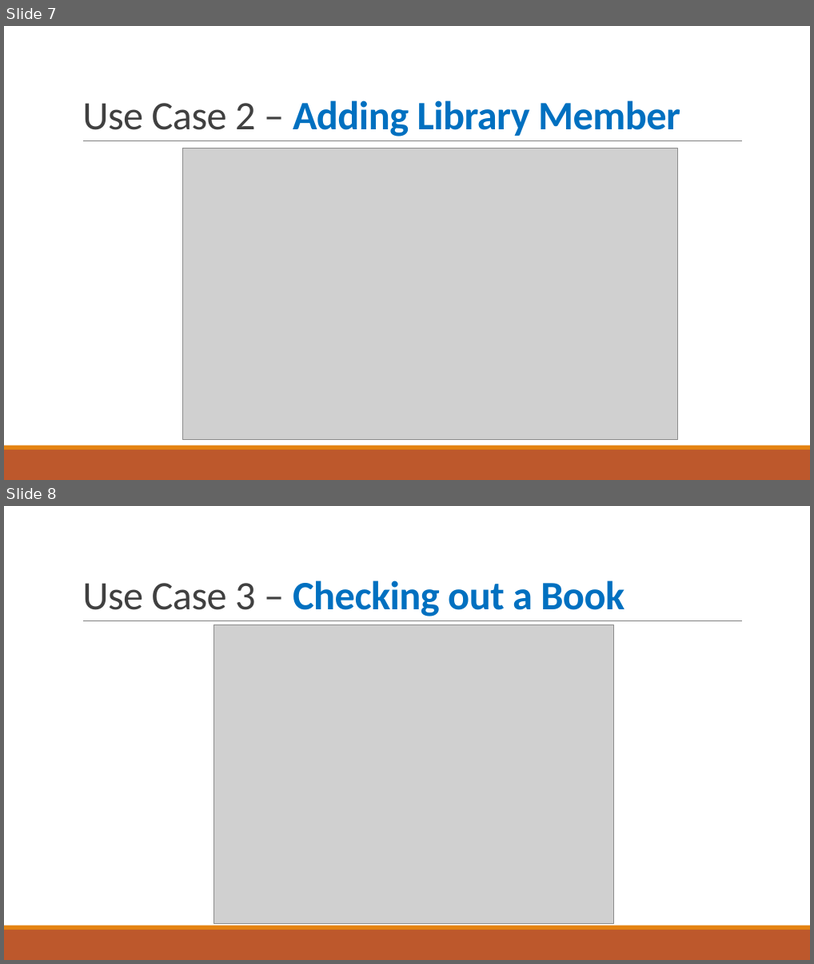
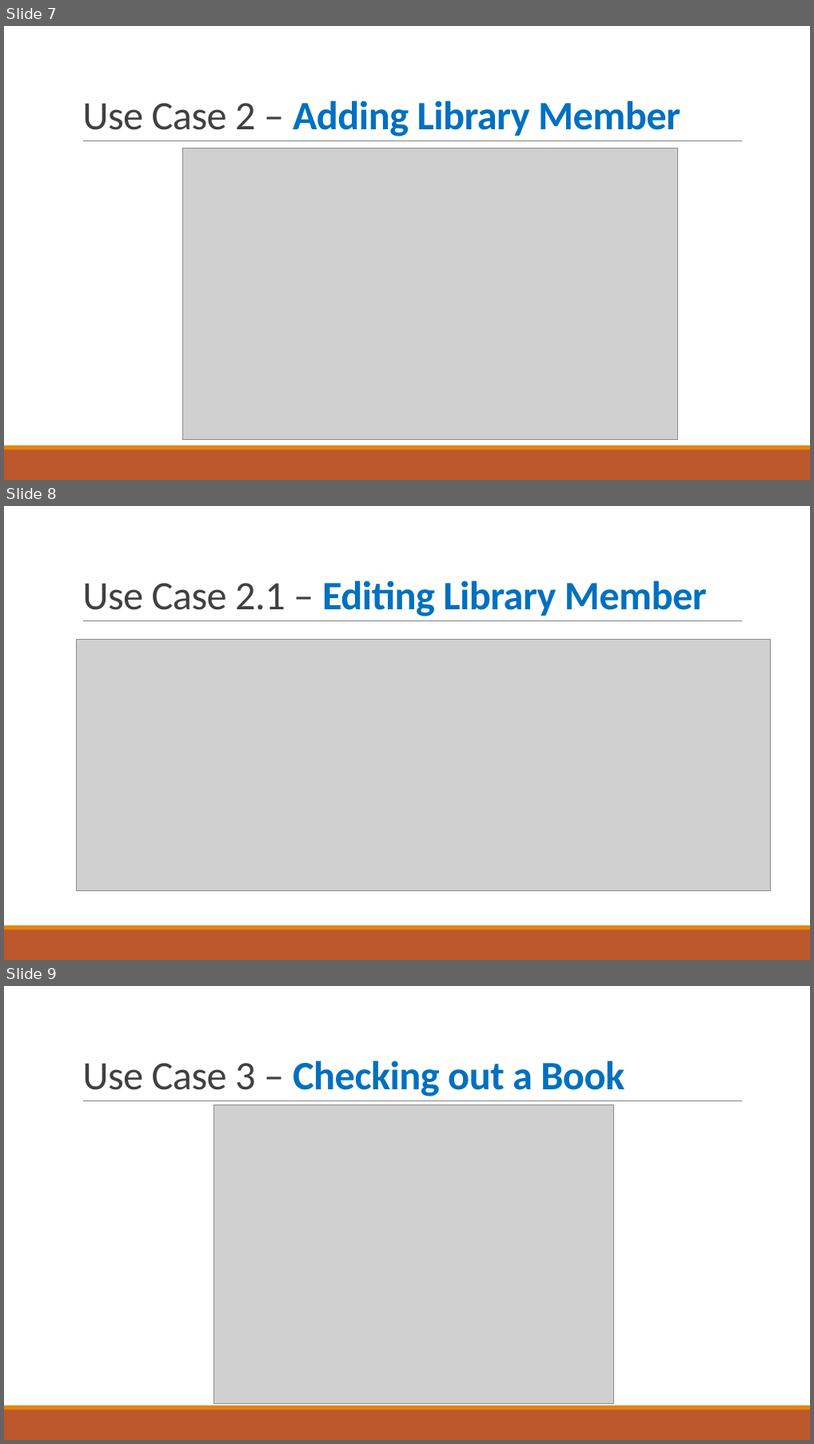
Before and after one commit to Jivan517/mpp_library, a slide deck: docs/Library_System_ppt.pptx. Shown one above the other, each under a label of ours: slides 7 and 8 before the commit, slides 7, 8 and 9 after it. The pictures are 814x964 and 814x1444 pixels, drawn with LibreOffice and Linux fonts; fonts in the diff are those of the drawing; grey boxes stand for pictures. Boxes give left, top, right and bottom in pixels: in the first picture for what was removed or moved away, otherwise in the second. Text is boxed around its words. In the diff, an @@ line names an element or a change of style, - is before the commit and + after.

```diff
--- a/docs/Library_System_ppt.pptx
+++ b/docs/Library_System_ppt.pptx
@@ slide 8 added at <box>4,506,810,960</box>, background #FFFFFF; not listed: 3 template elements that a slide beside it also shows @@
@@ title added at <box>82,580,707,616</box>, 48 pt, text #0070C0, bold @@
+Use Case 2.1 – Editing Library Member
@@ picture added at <box>77,639,771,890</box> @@
@@ what was slide 8 is now slide 9 @@
```
Also in this commit, not shown: 1 other slide added, 1 other file.
